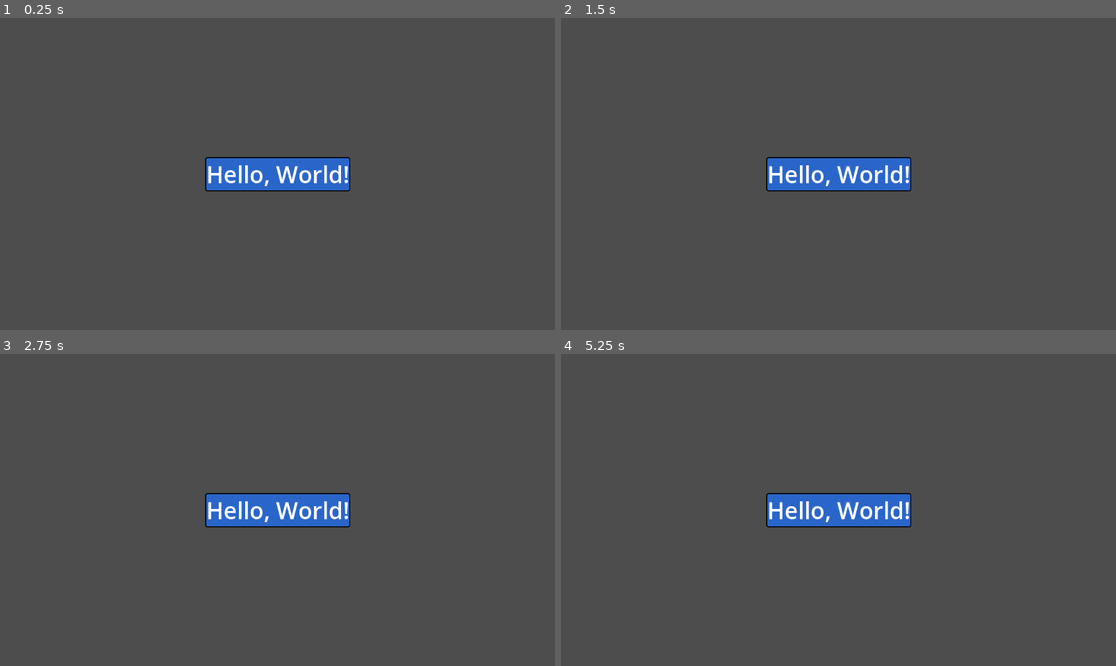
Above: before the commit, frames 1-4 (two rows, left to right).
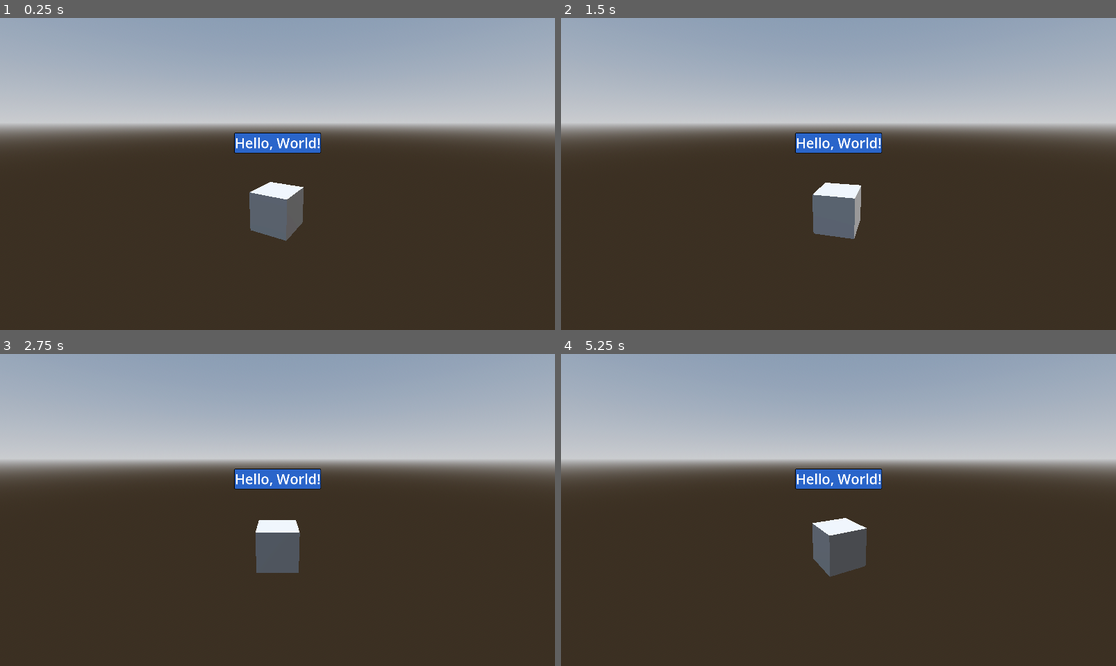
Above: after the commit, the same moments.

Repository: GoblinCarcass/Operation-RecursiveMinigames
Game: Godot game, scene res://scenes/main/main.tscn
The game is run twice, just before and just after one commit, with the same random seed, the same clock (stepped at 60 frames per second) and the same inputs. Before the commit the project has no main scene; this scene is started directly in both runs.
Inputs:
- Up to frame 1 (0.25 s): no input
- Up to frame 2 (1.5 s): no input
- Up to frame 3 (2.75 s): no input
- Up to frame 4 (5.25 s): tap Enter at 5 s

The runs differ from the first frame. In frame 1, 97% of the frame differs, in the area x 0-100%, y 0-100%; in frame 2, 97%; in frame 3, 96%; in frame 4, 97%.

Commit message:
Main Scene Demo
Added a cube in the main scene (It's all 3D now!).
Added an UI node.
Resized the game to 1920x1080p.

Diff:
--- a/recursiveminigames/project.godot
+++ b/recursiveminigames/project.godot
@@ -11,5 +11,11 @@
 [application]
 
 config/name="RecursiveMinigames"
+run/main_scene="uid://dmbggi5tr63fp"
 config/features=PackedStringArray("4.4", "Forward Plus")
 config/icon="res://icon.svg"
+
+[display]
+
+window/size/viewport_width=1920
+window/size/viewport_height=1080
--- a/recursiveminigames/scenes/main/main.tscn
+++ b/recursiveminigames/scenes/main/main.tscn
@@ -1,4 +1,30 @@
-[gd_scene load_steps=3 format=3 uid="uid://dmbggi5tr63fp"]
+[gd_scene load_steps=7 format=3 uid="uid://dmbggi5tr63fp"]
+
+[sub_resource type="ProceduralSkyMaterial" id="ProceduralSkyMaterial_vom5j"]
+sky_horizon_color = Color(0.662243, 0.671743, 0.686743, 1)
+ground_horizon_color = Color(0.662243, 0.671743, 0.686743, 1)
+
+[sub_resource type="Sky" id="Sky_hyk8p"]
+sky_material = SubResource("ProceduralSkyMaterial_vom5j")
+
+[sub_resource type="Environment" id="Environment_iuonh"]
+background_mode = 2
+sky = SubResource("Sky_hyk8p")
+tonemap_mode = 2
+glow_enabled = true
+
+[sub_resource type="GDScript" id="GDScript_vom5j"]
+resource_name = "CubeRotation"
+script/source = "extends CSGBox3D
+
+
+
+
+# Called every frame. 'delta' is the elapsed time since the previous frame.
+func _process(delta: float) -> void:
+
+	rotation.y +=0.2 * delta
+"
 
 [sub_resource type="StyleBoxFlat" id="StyleBoxFlat_vom5j"]
 bg_color = Color(0.166803, 0.39552, 0.791912, 1)
@@ -17,7 +43,21 @@
 
 [node name="GameController" type="Node"]
 
-[node name="Main" type="Node2D" parent="."]
+[node name="Main" type="Node3D" parent="."]
+
+[node name="DirectionalLight3D" type="DirectionalLight3D" parent="Main"]
+transform = Transform3D(-0.866025, -0.433013, 0.25, 0, 0.5, 0.866025, -0.5, 0.75, -0.433013, 0, 0, 0)
+shadow_enabled = true
+
+[node name="WorldEnvironment" type="WorldEnvironment" parent="Main"]
+environment = SubResource("Environment_iuonh")
+
+[node name="Camera3D" type="Camera3D" parent="Main"]
+transform = Transform3D(1, 0, 0, 0, 0.969561, 0.244851, 0, -0.244851, 0.969561, 0, 2.66425, 1.79806)
+
+[node name="CSGBox3D" type="CSGBox3D" parent="Main"]
+transform = Transform3D(0.854423, 0, -0.519579, 0, 1, 0, 0.519579, 0, 0.854422, 0, 0.551419, -3)
+script = SubResource("GDScript_vom5j")
 
 [node name="UI_Main" type="CanvasLayer" parent="."]
 
@@ -27,10 +67,10 @@
 anchor_top = 0.5
 anchor_right = 0.5
 anchor_bottom = 0.5
-offset_left = -137.0
-offset_top = -32.5
-offset_right = 137.0
-offset_bottom = 32.5
+offset_left = -139.0
+offset_top = -142.0
+offset_right = 139.0
+offset_bottom = -73.0
 grow_horizontal = 2
 grow_vertical = 2
 theme_override_styles/panel = SubResource("StyleBoxFlat_vom5j")
